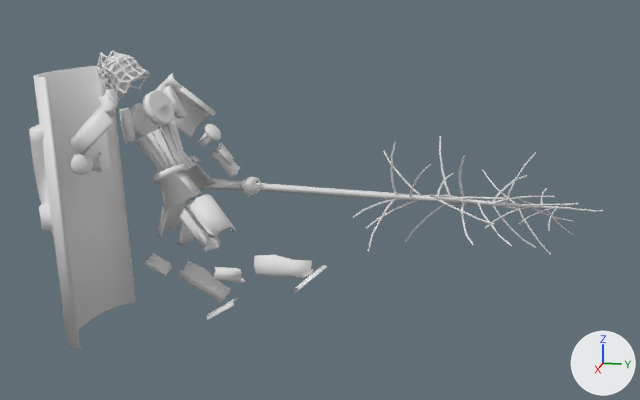
An edit to the FBX model Assets/Models/Ji/Earth Samurai.fbx, drawn before and after from the same camera.
One viewpoint serves both versions: a 50 mm lens placed at (108.5, 43.7, 44.6), pointed at (-10.8, 19.8, 14.8). The axes (+X, +Y, +Z) are drawn at lower right. The lights are the same throughout. Both versions are drawn at frame 179 of the action 'Earth Rig|Ground Strike'; the numbers are the values there. Vertices at the same position are counted once.

In view in the first picture: 'Earth', 'Shield', 'Tree'.
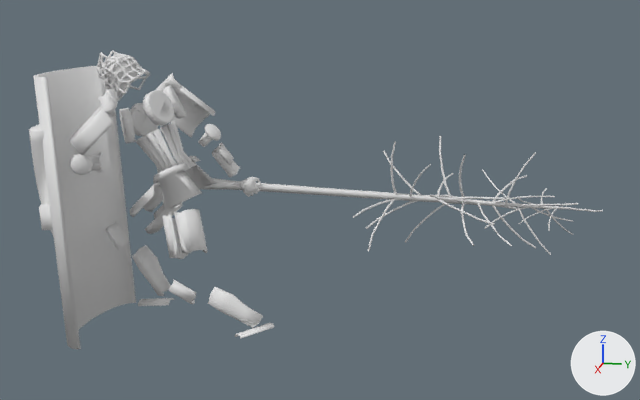
The change, as a diff of the scene's bpy script:
```diff
--- a/Assets/Models/Ji/Earth Samurai.fbx.py
+++ b/Assets/Models/Ji/Earth Samurai.fbx.py
@@ me_cube_014 @@
 me_cube_014.from_pydata(...)  # 19605 vertices, 19232 faces; spans x -11.2..10.2, y -10.0..24.1, z -1.4..36.0
 # used by ob_earth; location = (0.0, 0.0, 0.0)
+# me_cube_014 part 1: the loose piece of 116 vertices spanning x -4.7..-1.9, y -3.6..-0.2, z 4.6..7.8 is turned -27.4 degrees about the x axis through its middle, then moved by (0.0, -6.0, 3.9)
+# me_cube_014 part 2: the loose piece of 116 vertices spanning x 5.5..7.7, y 10.0..13.6, z 7.9..10.2 is turned -27.4 degrees about the x axis through its middle, then moved by (-0.1, -6.2, -2.8)
+# me_cube_014 part 3: the loose piece of 116 vertices spanning x -5.5..-1.0, y -1.6..2.4, z 10.7..16.5 is turned -27.4 degrees about the x axis through its middle, then moved by (0.0, -2.8, 2.0)
+# me_cube_014 part 4: the loose piece of 116 vertices spanning x 1.0..6.5, y 4.4..9.5, z 11.1..17.0 is turned -27.4 degrees about the x axis through its middle, then moved by (0.0, -3.3, -1.1)
+# me_cube_014 part 5: the loose piece of 116 vertices spanning x -5.5..-1.0, y 1.1..4.8, z 9.6..16.0 is turned -27.4 degrees about the x axis through its middle, then moved by (0.0, -3.5, 0.9)
+# me_cube_014 part 6: the loose piece of 116 vertices spanning x 1.2..6.6, y 5.7..11.7, z 13.5..18.4 is turned -27.4 degrees about the x axis through its middle, then moved by (0.0, -2.7, -2.1)
+# me_cube_014 part 7: the loose piece of 136 vertices spanning x 3.8..6.9, y 14.8..22.2, z 8.7..11.8 is turned -27.4 degrees about the x axis through its middle, then moved by (-0.1, -6.3, -6.0)
+# me_cube_014 part 8: the loose piece of 136 vertices spanning x -5.3..-2.1, y 1.3..8.2, z 1.2..6.6 is turned -27.4 degrees about the x axis through its middle, then moved by (0.0, -7.8, 1.1)
+# me_cube_014 part 9: the loose piece of 68 vertices spanning x 4.2..8.7, y 20.2..24.1, z 7.3..10.6 is turned -27.4 degrees about the x axis through its middle, then moved by (-0.1, -7.4, -7.5)
+# me_cube_014 part 10: the loose piece of 68 vertices spanning x -5.0..-3.0, y 5.0..9.3, z -1.4..1.7 is turned -27.4 degrees about the x axis through its middle, then moved by (0.0, -9.8, 0.4)
 me_cube_014.materials.append(mat_skull)
```

What differs and where, as boxes (x1, y1, x2, y2) in the pictures (640 x 400 px; the box of a moved part takes in the faces that stretch with it):
'Earth', reshaped (21% narrower, 6% taller)
    before: (70, 50, 327, 321)
    after: (70, 50, 274, 338)
part 1 of me_cube_014, moved or reshaped
    before: (145, 252, 172, 277)
    after: (105, 221, 129, 251)
part 2 of me_cube_014, moved or reshaped
    before: (214, 266, 245, 283)
    after: (169, 279, 196, 304)
part 3 of me_cube_014, moved or reshaped
    before: (157, 201, 186, 237)
    after: (130, 182, 162, 217)
part 4 of me_cube_014, moved or reshaped
    before: (180, 208, 221, 251)
    after: (162, 212, 188, 259)
part 5 of me_cube_014, moved or reshaped
    before: (177, 198, 195, 246)
    after: (145, 203, 183, 234)
part 6 of me_cube_014, moved or reshaped
    before: (186, 194, 235, 238)
    after: (174, 209, 208, 254)
part 7 of me_cube_014, moved or reshaped
    before: (254, 255, 313, 278)
    after: (208, 287, 263, 328)
part 8 of me_cube_014, moved or reshaped
    before: (180, 261, 231, 301)
    after: (132, 245, 171, 296)
part 9 of me_cube_014, moved or reshaped
    before: (294, 265, 327, 293)
    after: (235, 323, 274, 338)
part 10 of me_cube_014, moved or reshaped
    before: (206, 298, 238, 321)
    after: (138, 298, 174, 306)
